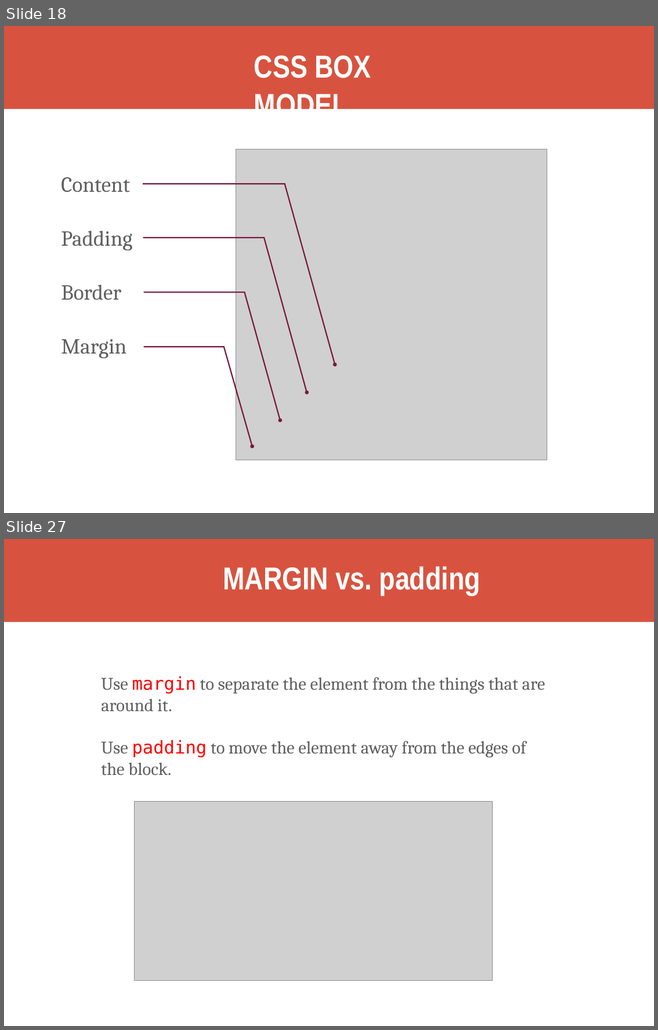
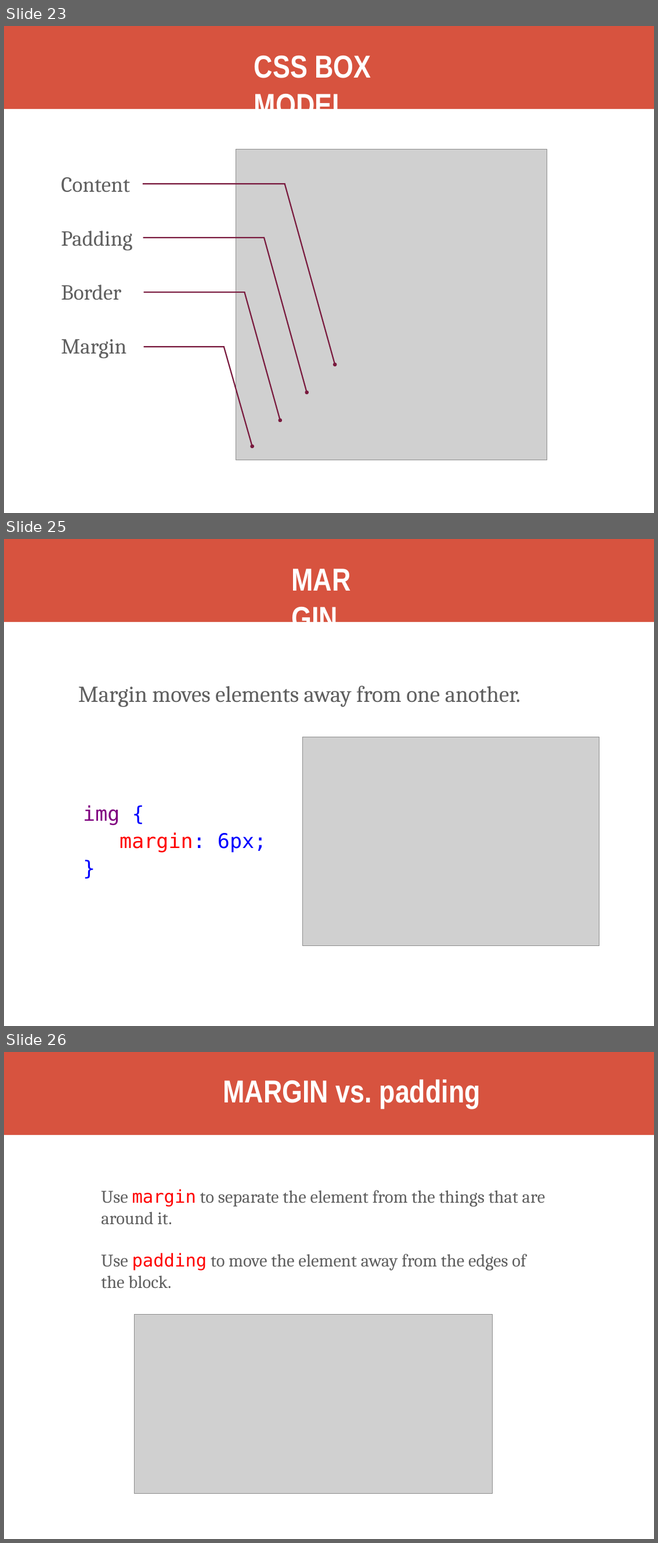
Before and after one commit to kweeket/kweeket.github.io, a slide deck: slides/week-3.pptx. Shown one above the other, each under a label of ours: slides 18 and 27 before the commit, slides 23, 25 and 26 after it; the slides between them are not shown. The pictures are 658x1030 and 658x1543 pixels, drawn with LibreOffice and Linux fonts; fonts in the diff are those of the drawing; grey boxes stand for pictures. Boxes give left, top, right and bottom in pixels: in the first picture for what was removed or moved away, otherwise in the second. Text is boxed around its words. In the diff, an @@ line names an element or a change of style, - is before the commit and + after.

```diff
--- a/slides/week-3.pptx
+++ b/slides/week-3.pptx
@@ slide 25 added at box(4, 539, 654, 1026), background #FFFFFF @@
@@ freeform shape added at box(4, 539, 654, 622), fill #D7533F @@
@@ title added at box(78, 686, 147, 707), 50 pt, text #FFFFFF, bold @@
+MARGIN
@@ text added at box(152, 686, 520, 707), 36 pt, text #5F5F5F @@
+Margin moves elements away from one another.
@@ picture added at box(302, 737, 598, 946) @@
@@ text added at box(83, 805, 266, 853), 32 pt, text #0000FF @@
+img {
+margin: 6px;
+}
@@ what was slide 18 is now slide 23 @@
@@ what was slide 27 is now slide 26 @@
```
Also in this commit, not shown: 1 slide changed, 5 other slides added, 7 slides removed, 2 other files.
